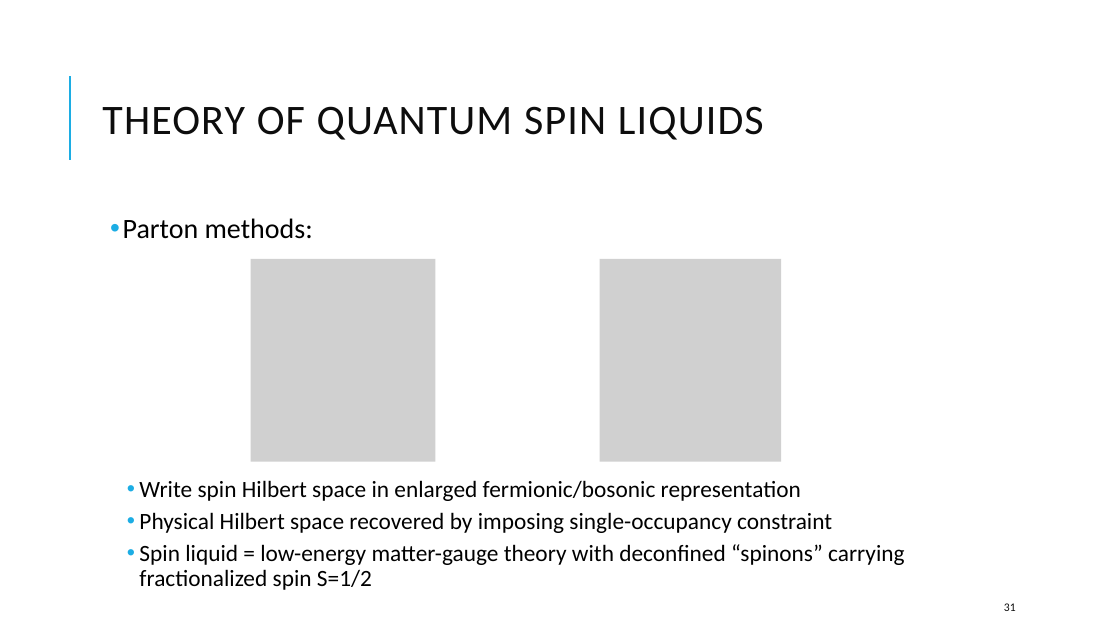
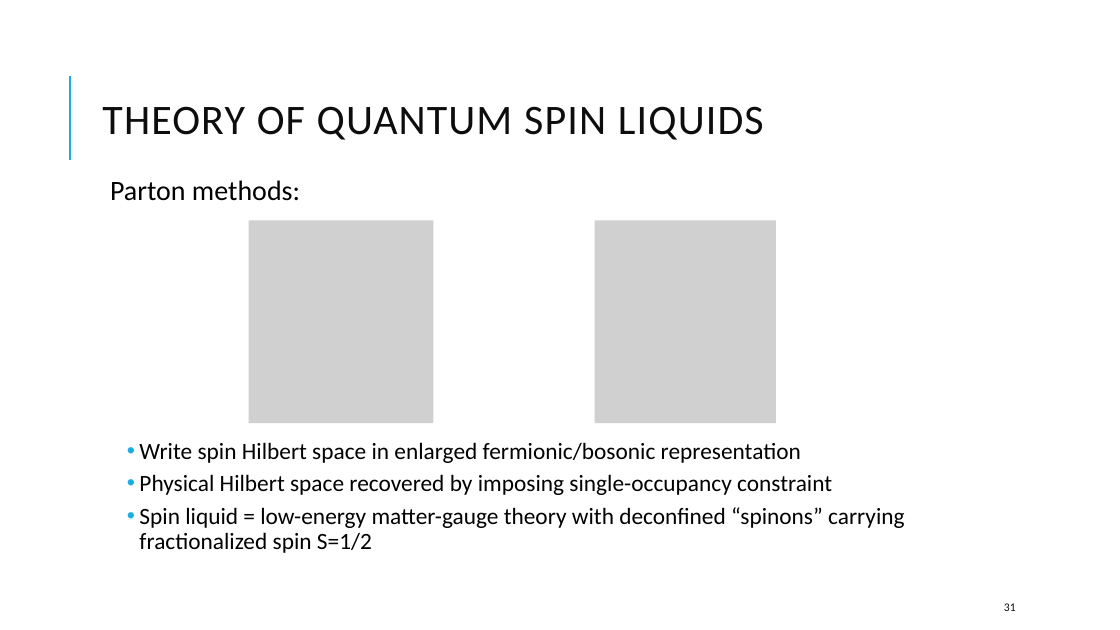
Before and after one commit to kwang0/KPZ-Project, a slide deck: slide 31 of Qualifying Exam Presentation.pptx. Drawn at 1120x630 pixels with LibreOffice and Linux fonts; fonts in the diff are those of the drawing; grey boxes stand for pictures. Boxes give left, top, right and bottom in pixels: in the first picture for what was removed or moved away, otherwise in the second. Text is boxed around its words. In the diff, an @@ line names an element or a change of style, - is before the commit and + after.

```diff
--- a/Qualifying Exam Presentation.pptx
+++ b/Qualifying Exam Presentation.pptx
@@ text "Parton methods:": place and size @@
-text "Parton methods:" at [123, 218, 904, 590]
+text "Parton methods:" at [110, 180, 904, 553]
@@ text at [110, 180, 300, 201]: bullet • to none @@
@@ picture: place and size @@
-picture at [250, 259, 435, 461]
+picture at [249, 220, 434, 423]
@@ picture: place and size @@
-picture at [600, 259, 781, 461]
+picture at [595, 220, 776, 423]
```
Also in this commit, not shown: 9 other slides changed, 9 slides added.
